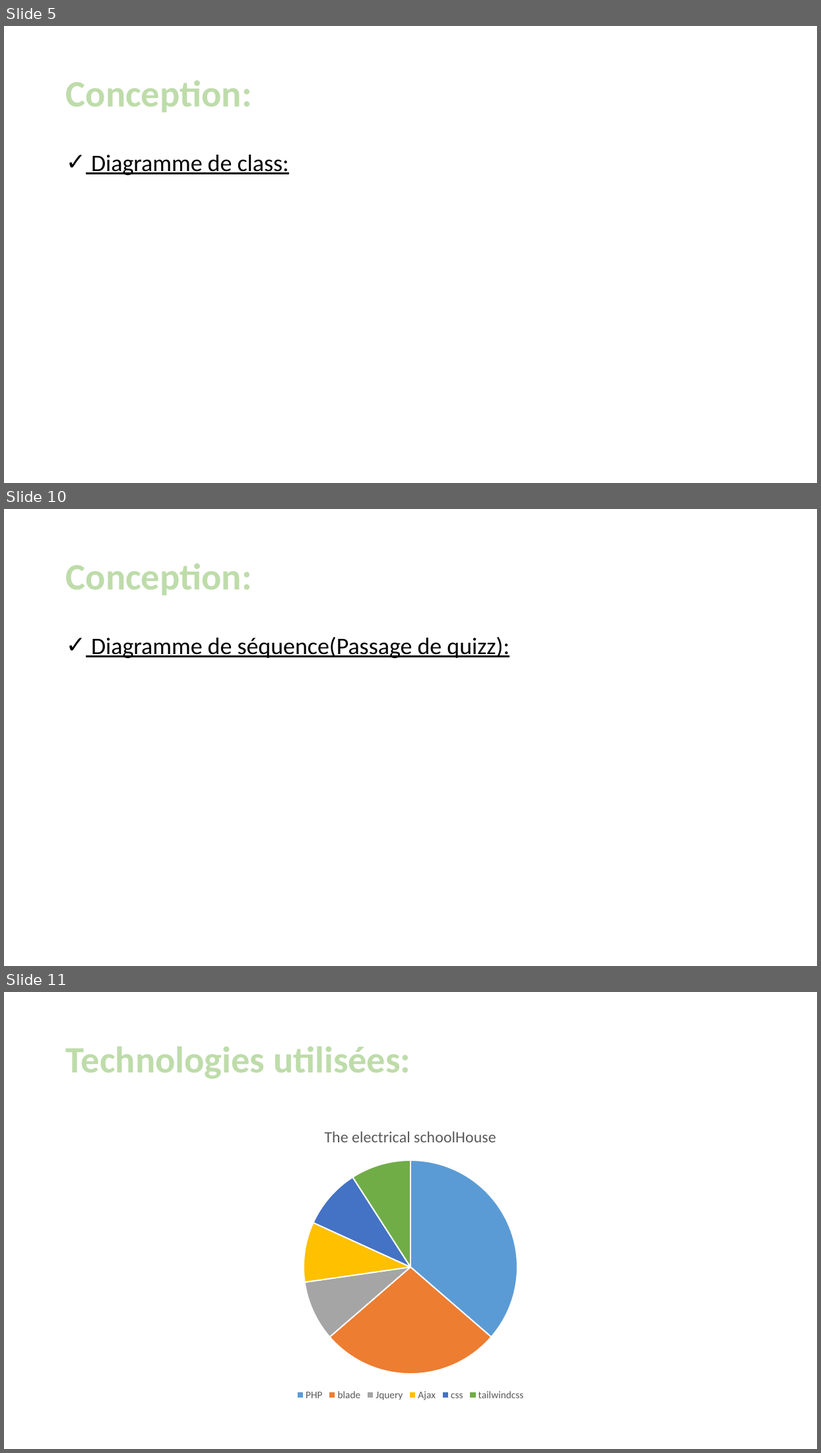
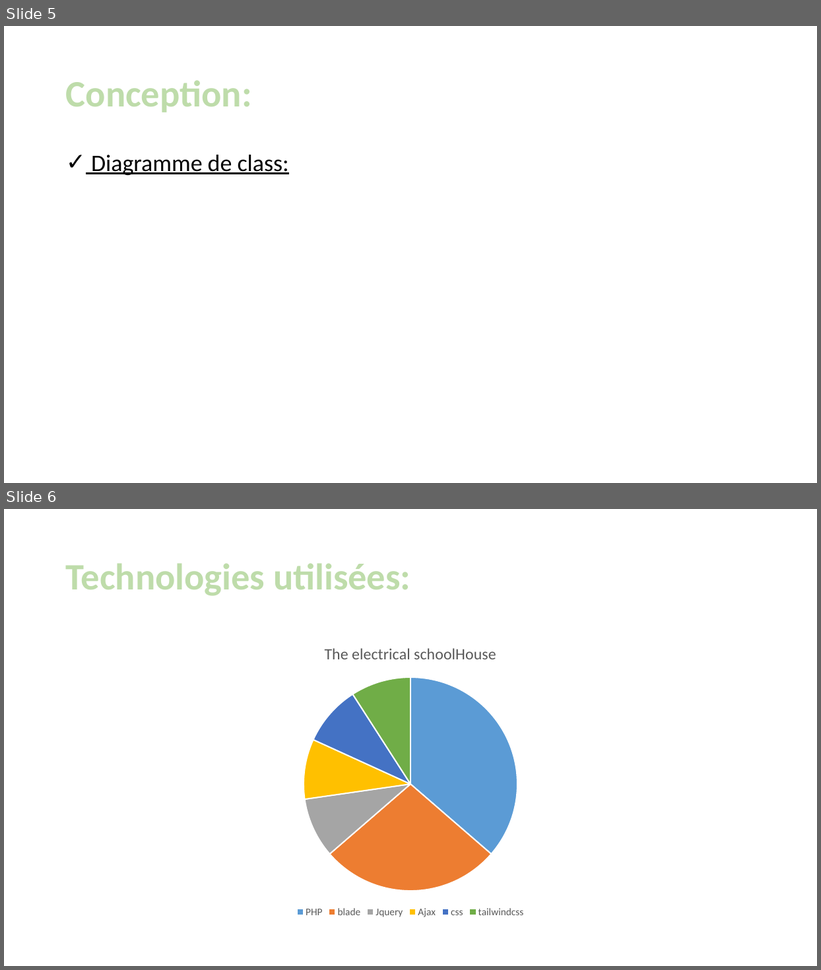
Before and after one commit to moussafia/The_Electric_Schoolhouse-, a slide deck: presentation/The electrical SchoolHouse.pptx. Shown one above the other, each under a label of ours: slides 5, 10 and 11 before the commit, slides 5 and 6 after it; the slides between them are not shown. The pictures are 821x1453 and 821x970 pixels, drawn with LibreOffice and Linux fonts; fonts in the diff are those of the drawing. Boxes give left, top, right and bottom in pixels: in the first picture for what was removed or moved away, otherwise in the second. Text is boxed around its words. In the diff, an @@ line names an element or a change of style, - is before the commit and + after.

```diff
--- a/presentation/The electrical SchoolHouse.pptx
+++ b/presentation/The electrical SchoolHouse.pptx
@@ slide 10 removed at (4, 509, 817, 966), background #FFFFFF @@
@@ title removed at (66, 563, 252, 595) @@
-Conception:
@@ text removed at (91, 637, 510, 658) @@
-✓ Diagramme de séquence(Passage de quizz):
@@ what was slide 11 is now slide 6 @@
```
Also in this commit, not shown: 1 slide changed, 5 other slides removed, 26 other files.
